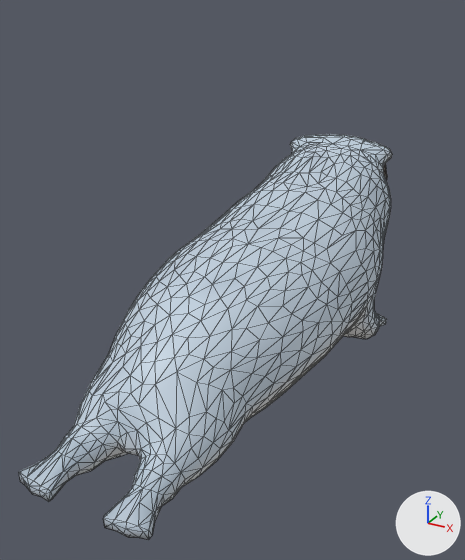
Renders of the glTF model game/art/models/battle/harbor_seal.glb from each side of a commit.
Rendered twice from a camera (50 mm lens) standing at (0.634, -1.244, 0.842) and looking at (-0.043, -0.012, 0.225). Arrows for +X, +Y and +Z are at lower right; the lights stay in place. The older version comes first. Mesh edges are drawn as thin lines.

The first picture shows 'harbor_seal_movie'.
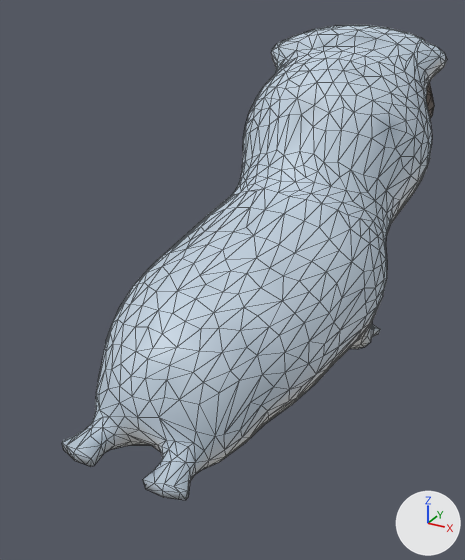
Boxes (x1, y1, x2, y2) around the edits, measured in the pictures (465 x 560 px):
'harbor_seal_movie', reshaped, moved (17% taller)
    before: (19, 134, 392, 540)
    after: (62, 25, 447, 500)
part 1 of me_harbor_seal_movie, rebuilt (17% taller)
    before: (19, 134, 392, 540)
    after: (62, 25, 447, 500)
part 2 of me_harbor_seal_movie, added (mostly hidden)
    after: (426, 82, 434, 119)

The change in detail:
me_harbor_seal_movie is used by ob_harbor_seal_movie; location (0.0, 0.025, 0.0).
me_harbor_seal_movie had 1662 vertices, 3300 faces and spanned x -0.237..0.237, y -0.666..0.657, z -0.02..0.476.
me_harbor_seal_movie now has 1660 vertices, 3296 faces and spans x -0.264..0.264, y -0.55..0.781, z -0.045..0.77.
me_harbor_seal_movie part 1: the loose piece of 1302 vertices spanning x -0.237..0.237, y -0.666..0.657, z -0.02..0.476 is rebuilt with 1300 vertices and now spans x -0.264..0.264, y -0.55..0.781, z -0.045..0.77.
me_harbor_seal_movie part 2: a new loose piece of 72 vertices spanning x -0.01..0.235, y 0.52..0.76, z 0.447..0.697, in mat_defaultmaterial.
Other edits to the shape of me_harbor_seal_movie do not show in these pictures.
Object 'harbor_seal_movie' (ob_harbor_seal_movie) moves from (0.0, 0.025, 0.0) to (0.0, 0.021, 0.0).
